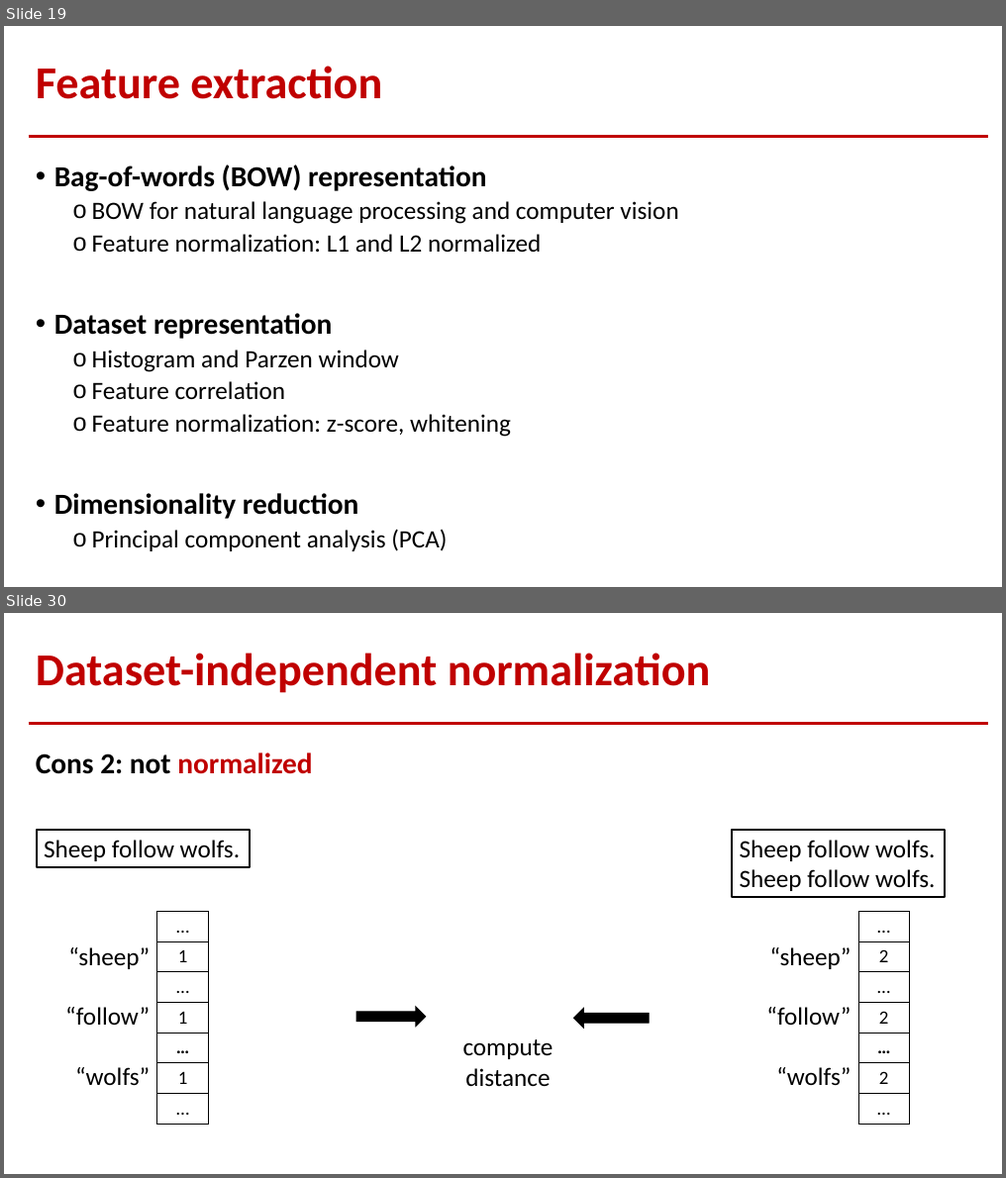
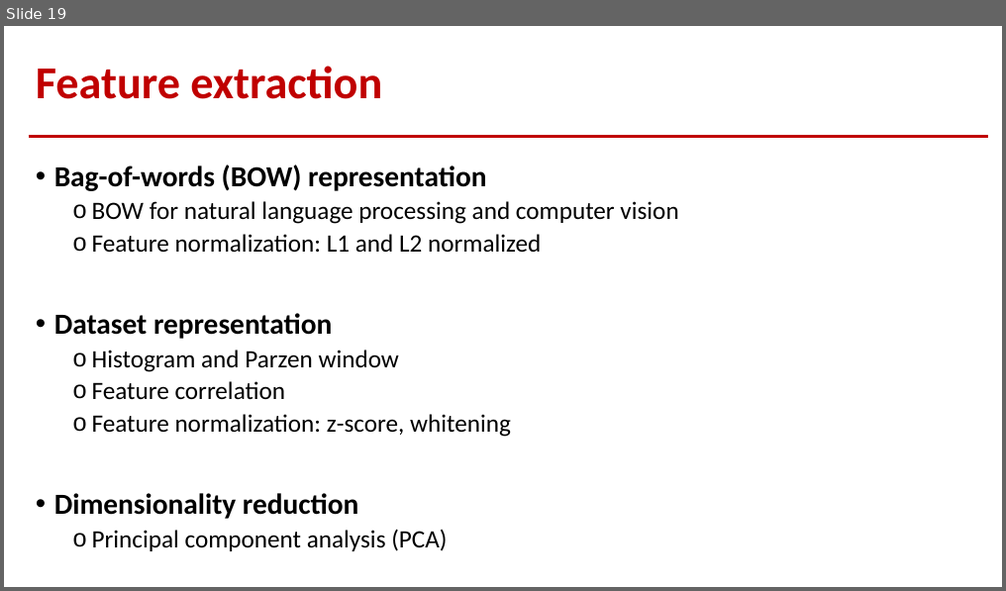
Before and after one commit to jeniyat/CSE-5521-SP21, a slide deck: Lectures/ppts/11.Data_to_Features.pptx. Shown one above the other, each under a label of ours: slides 19 and 30 before the commit, slide 19 after it; the slides between them are not shown. The pictures are 1006x1178 and 1006x591 pixels, drawn with LibreOffice and Linux fonts; fonts in the diff are those of the drawing. Boxes give left, top, right and bottom in pixels: in the first picture for what was removed or moved away, otherwise in the second. Text is boxed around its words. In the diff, an @@ line names an element or a change of style, - is before the commit and + after.

```diff
--- a/Lectures/ppts/11.Data_to_Features.pptx
+++ b/Lectures/ppts/11.Data_to_Features.pptx
@@ slide 30 removed at bbox=[4, 613, 1002, 1174], background #FFFFFF; not listed: 1 template element that a slide beside it also shows @@
@@ title removed at bbox=[36, 653, 711, 693] @@
-Dataset-independent normalization
@@ text removed at bbox=[36, 753, 312, 774] @@
-Cons 2: not normalized
@@ rectangle removed at bbox=[37, 830, 250, 866] @@
-Sheep follow wolfs.
@@ rectangle removed at bbox=[732, 830, 945, 897] @@
-Sheep follow wolfs. Sheep follow wolfs.
@@ table removed at bbox=[157, 912, 208, 1124], 7 rows, 1 columns @@
-…
-1
-…
-1
-…
-1
-…
@@ table removed at bbox=[858, 912, 909, 1124], 7 rows, 1 columns @@
-…
-2
-…
-2
-…
-2
-…
@@ text removed at bbox=[65, 948, 150, 1086] @@
-“sheep”
-“follow”
-“wolfs”
@@ text removed at bbox=[766, 948, 851, 1086] @@
-“sheep”
-“follow”
-“wolfs”
@@ right arrow removed at bbox=[356, 1007, 426, 1026] @@
@@ right arrow removed at bbox=[574, 1008, 649, 1028] @@
@@ text removed at bbox=[463, 1040, 553, 1087] @@
-compute distance
```
Also in this commit, not shown: 14 other slides removed, 6 other files.
